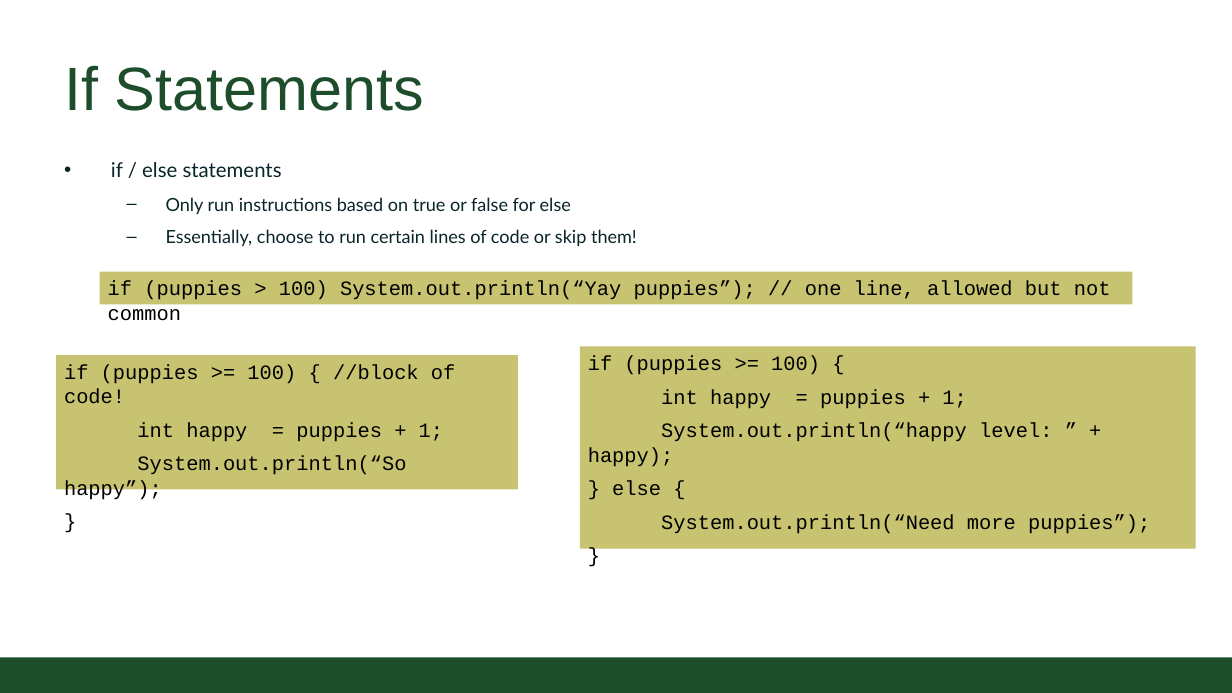
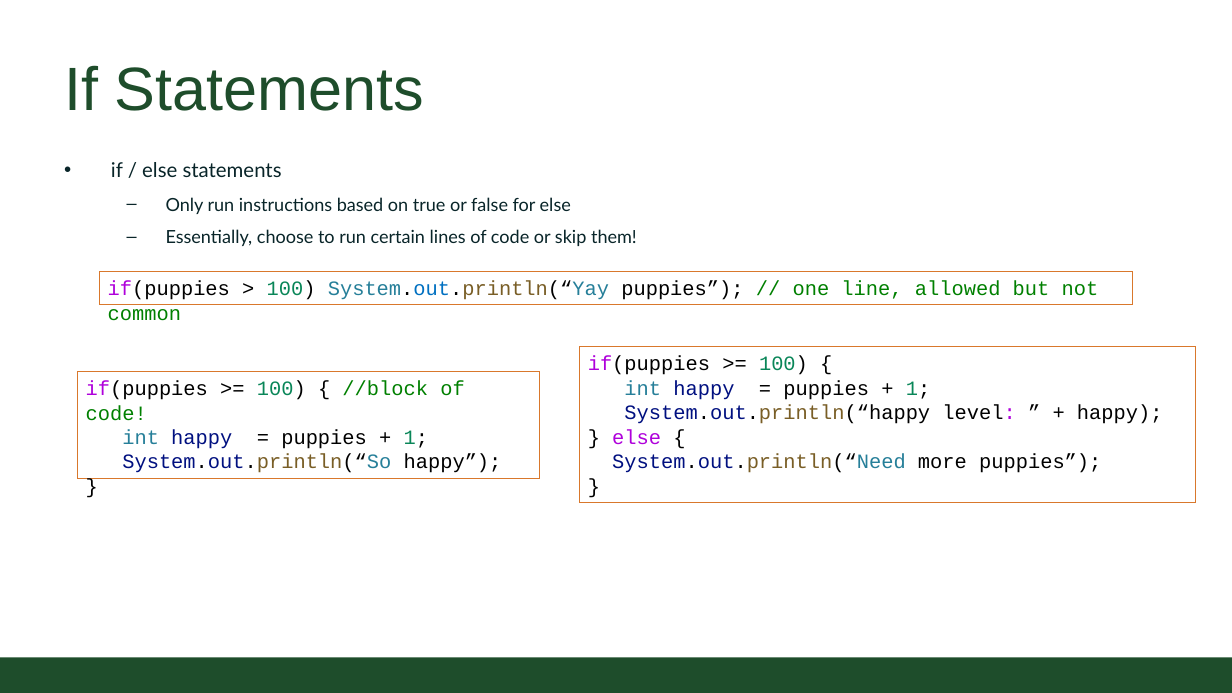
Before and after one commit to CSU-CompSci-CS163-4/Handouts, a slide deck: slide 7 of slides/On-Campus/03_01_Branching.pptx. Drawn at 1232x693 pixels with LibreOffice and Linux fonts; fonts in the diff are those of the drawing; background and template pictures are left out. Boxes give left, top, right and bottom in pixels: in the first picture for what was removed or moved away, otherwise in the second. Text is boxed around its words. In the diff, an @@ line names an element or a change of style, - is before the commit and + after.

```diff
--- a/slides/On-Campus/03_01_Branching.pptx
+++ b/slides/On-Campus/03_01_Branching.pptx
@@ text in rectangle at [108, 281, 1099, 300]: text changed; text colour #000000 to #008000 @@
-if (puppies > 100) System.out.println(“Yay puppies”); // one line, allowed but not common
+if(puppies > 100) System.out.println(“Yay puppies”); // one line, allowed but not common
@@ fill #C8C371 to none; outline none to #D9782C 0.75 pt in 3 elements at [99, 272, 1133, 304], [77, 371, 540, 478], [580, 347, 1196, 503] @@
@@ rectangle "if(puppies >= 100) {": place and size @@
-rectangle "if(puppies >= 100) {" at [580, 347, 1196, 549]
+rectangle "if(puppies >= 100) {" at [580, 347, 1196, 503]
@@ text in rectangle at [588, 356, 808, 375]: text changed @@
-if (puppies >= 100) {
+if(puppies >= 100) {
@@ rectangle "if(puppies >= 100) { //block ...": place and size @@
-rectangle "if(puppies >= 100) { //block ..." at [56, 355, 519, 490]
+rectangle "if(puppies >= 100) { //block ..." at [77, 371, 540, 478]
@@ text in rectangle at [86, 381, 464, 421]: text changed; text colour #000000 to #008000 @@
-if (puppies >= 100) { //block of code!
+if(puppies >= 100) { //block of code!
@@ text in rectangle at [612, 380, 1163, 473]: text colour #000000 to #267F99 in "int", "System.out.println(“Need"; text colour #000000 to #001080 in "happy", "System.out.println(“happy", "System.out.println(“Need"; text colour #000000 to #098658 in "1;"; text colour #000000 to #795E26 in "System.out.println(“happy", "System.out.println(“Need"; text colour #000000 to #AF00DB in "level:", "else"; less space between paragraphs @@
@@ text in rectangle at [122, 430, 502, 473]: text colour #000000 to #267F99 in "int", "System.out.println(“So"; text colour #000000 to #001080 in "happy", "System.out.println(“So"; text colour #000000 to #098658 in "1;"; text colour #000000 to #795E26 in "System.out.println(“So"; less space between paragraphs @@
```
Also in this commit, not shown: 5 other slides changed, 1 slide added, 1 slide removed.
